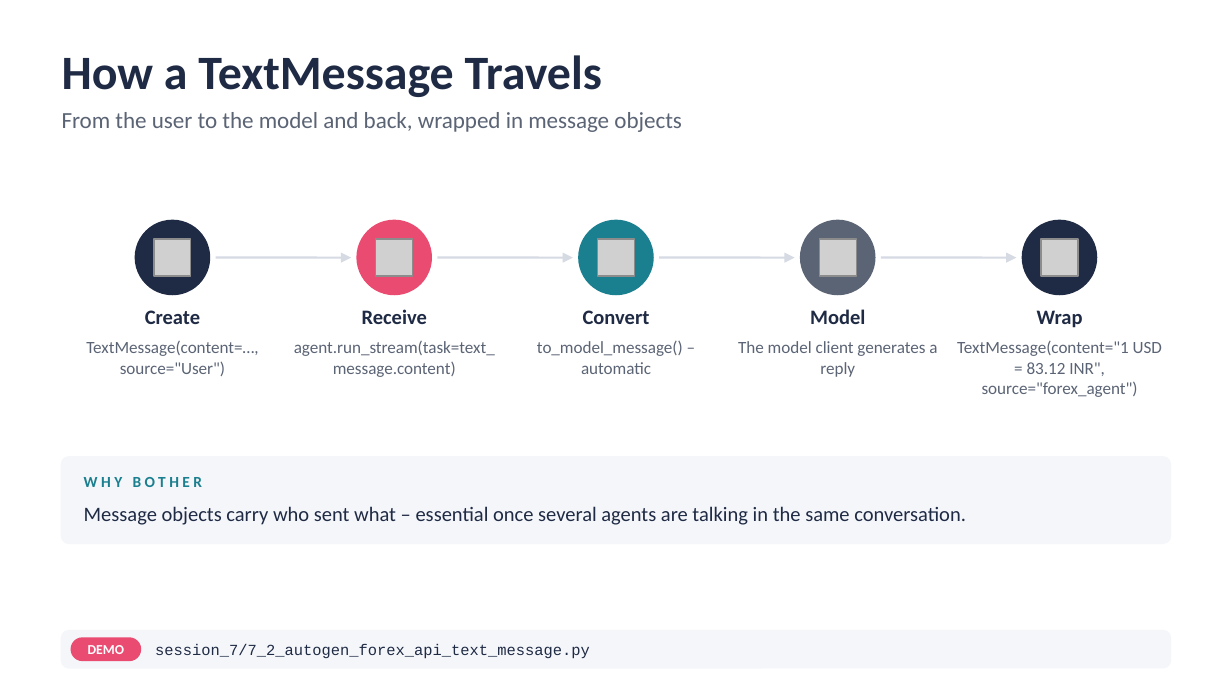
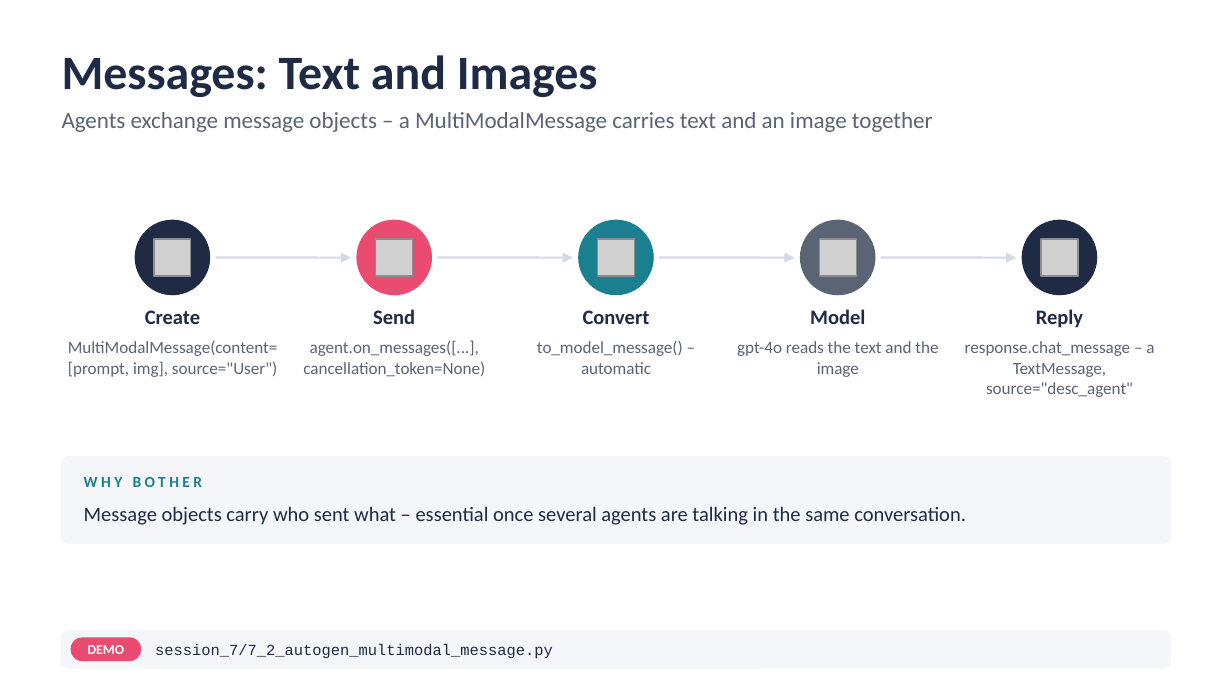
Before and after one commit to atulkahatecdac/agenticai, a slide deck: slide 103 of 16_PGP-Agentic/PGP_Agentic_AI.pptx. Drawn at 1232x693 pixels with LibreOffice and Linux fonts; fonts in the diff are those of the drawing; grey boxes stand for pictures. Boxes give left, top, right and bottom in pixels: in the first picture for what was removed or moved away, otherwise in the second. Text is boxed around its words. In the diff, an @@ line names an element or a change of style, - is before the commit and + after.

```diff
--- a/16_PGP-Agentic/PGP_Agentic_AI.pptx
+++ b/16_PGP-Agentic/PGP_Agentic_AI.pptx
@@ title at <box>62,55,598,97</box>: text changed @@
-How a TextMessage Travels
+Messages: Text and Images
@@ text at <box>62,112,933,132</box>: text changed @@
-From the user to the model and back, wrapped in message objects
+Agents exchange message objects – a MultiModalMessage carries text and an image together
@@ text at <box>373,309,415,324</box>: text changed @@
-Receive
+Send
@@ text at <box>1036,309,1083,328</box>: text changed @@
-Wrap
+Reply
@@ text at <box>68,341,278,377</box>: text changed @@
-TextMessage(content=…, source="User")
+MultiModalMessage(content=[prompt, img], source="User")
@@ text at <box>303,340,485,377</box>: text changed @@
-agent.run_stream(task=text_message.content)
+agent.on_messages([...], cancellation_token=None)
@@ text at <box>737,341,938,377</box>: text changed @@
-The model client generates a reply
+gpt-4o reads the text and the image
@@ text at <box>965,341,1154,397</box>: text changed @@
-TextMessage(content="1 USD = 83.12 INR", source="forex_agent")
+response.chat_message – a TextMessage, source="desc_agent"
@@ text at <box>155,644,553,659</box>: text changed @@
-session_7/7_2_autogen_forex_api_text_message.py
+session_7/7_2_autogen_multimodal_message.py
```
Also in this commit, not shown: 9 other slides changed, 16 other files.
